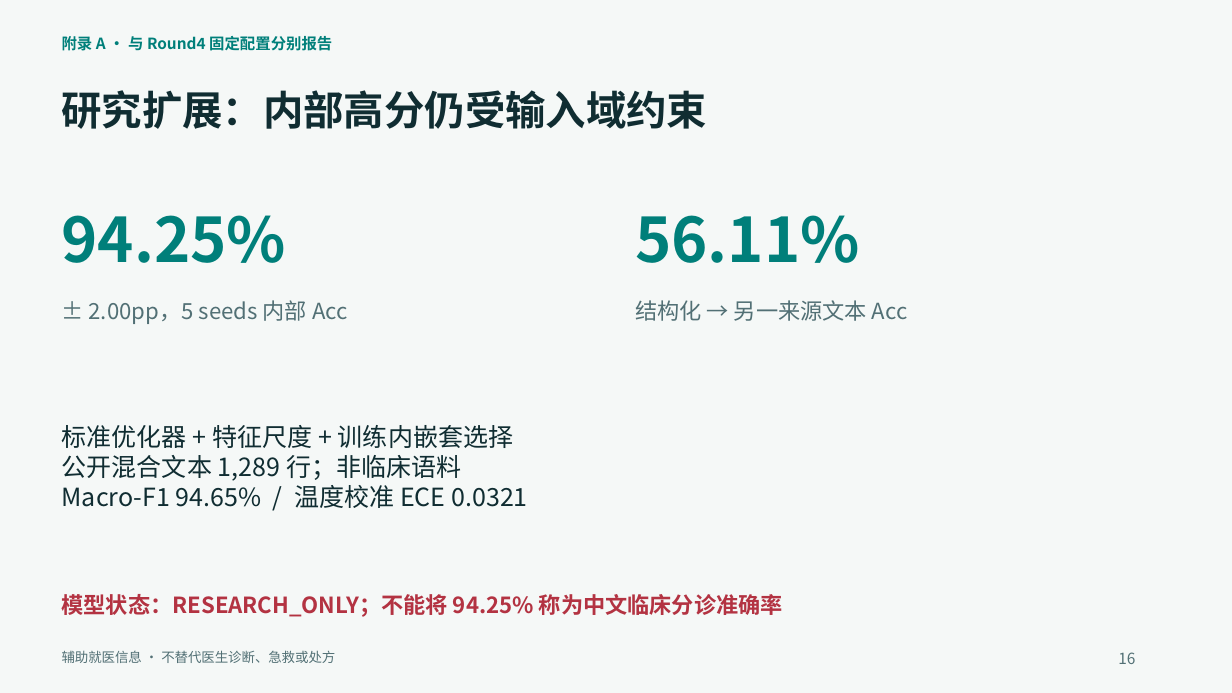
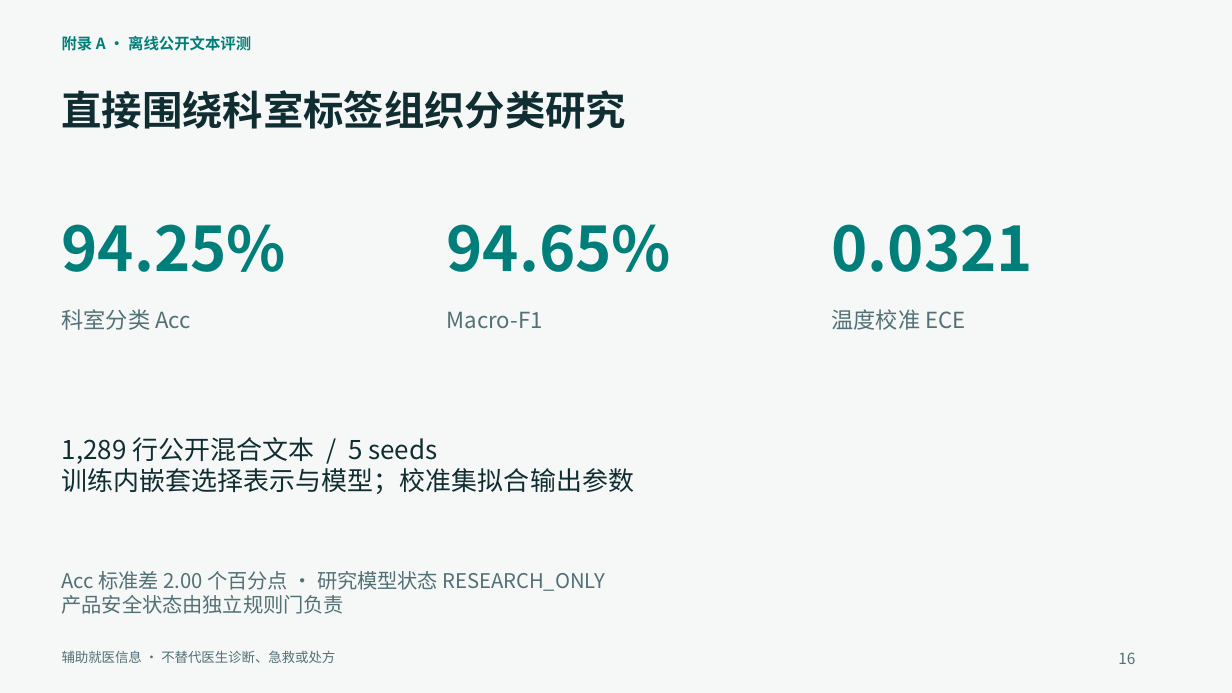
Before and after one commit to wenxvn/changyi, a slide deck: slide 16 of 参赛资料/常医智导_参赛答辩.pptx. Drawn at 1232x693 pixels with LibreOffice and Linux fonts; fonts in the diff are those of the drawing. Boxes give left, top, right and bottom in pixels: in the first picture for what was removed or moved away, otherwise in the second. Text is boxed around its words. In the diff, an @@ line names an element or a change of style, - is before the commit and + after.

```diff
--- a/参赛资料/常医智导_参赛答辩.pptx
+++ b/参赛资料/常医智导_参赛答辩.pptx
@@ text at (62,33,251,53): text changed @@
-附录 A · 与 Round4 固定配置分别报告
+附录 A · 离线公开文本评测
@@ text at (62,90,627,129): text changed @@
-研究扩展：内部高分仍受输入域约束
+直接围绕科室标签组织分类研究
@@ text "94.25%": place and size @@
-text "94.25%" at (62,215,287,263)
+text "94.25%" at (62,224,287,272)
@@ text added at (447,224,672,272), 48 pt, text #007F7A, bold @@
+94.65%
@@ text removed at (635,215,860,263) @@
-56.11%
@@ text added at (832,224,1034,272), 48 pt, text #007F7A, bold @@
+0.0321
@@ text at (62,309,191,330): text changed @@
-± 2.00pp，5 seeds 内部 Acc
+科室分类 Acc
@@ text added at (447,311,543,328), 17.2 pt, text #527075 @@
+Macro-F1
@@ text removed at (635,300,908,321) @@
-结构化 → 另一来源文本 Acc
@@ text added at (832,309,965,330), 17.2 pt, text #527075 @@
+温度校准 ECE
@@ text at (62,437,634,494): text changed; size 19.5 to 20.2 pt @@
-标准优化器 + 特征尺度 + 训练内嵌套选择
-公开混合文本 1,289 行；非临床语料
-Macro-F1 94.65% / 温度校准 ECE 0.0321
+1,289 行公开混合文本 / 5 seeds
+训练内嵌套选择表示与模型；校准集拟合输出参数
@@ text at (62,571,605,614): text changed; size 17.2 to 15.8 pt; text colour #B33342 to #527075; bold off @@
-模型状态：RESEARCH_ONLY；不能将 94.25% 称为中文临床分诊准确率
+Acc 标准差 2.00 个百分点 · 研究模型状态 RESEARCH_ONLY
+产品安全状态由独立规则门负责
```
Also in this commit, not shown: 12 other slides changed, 5 slides added, 5 slides removed, 6 other files.
